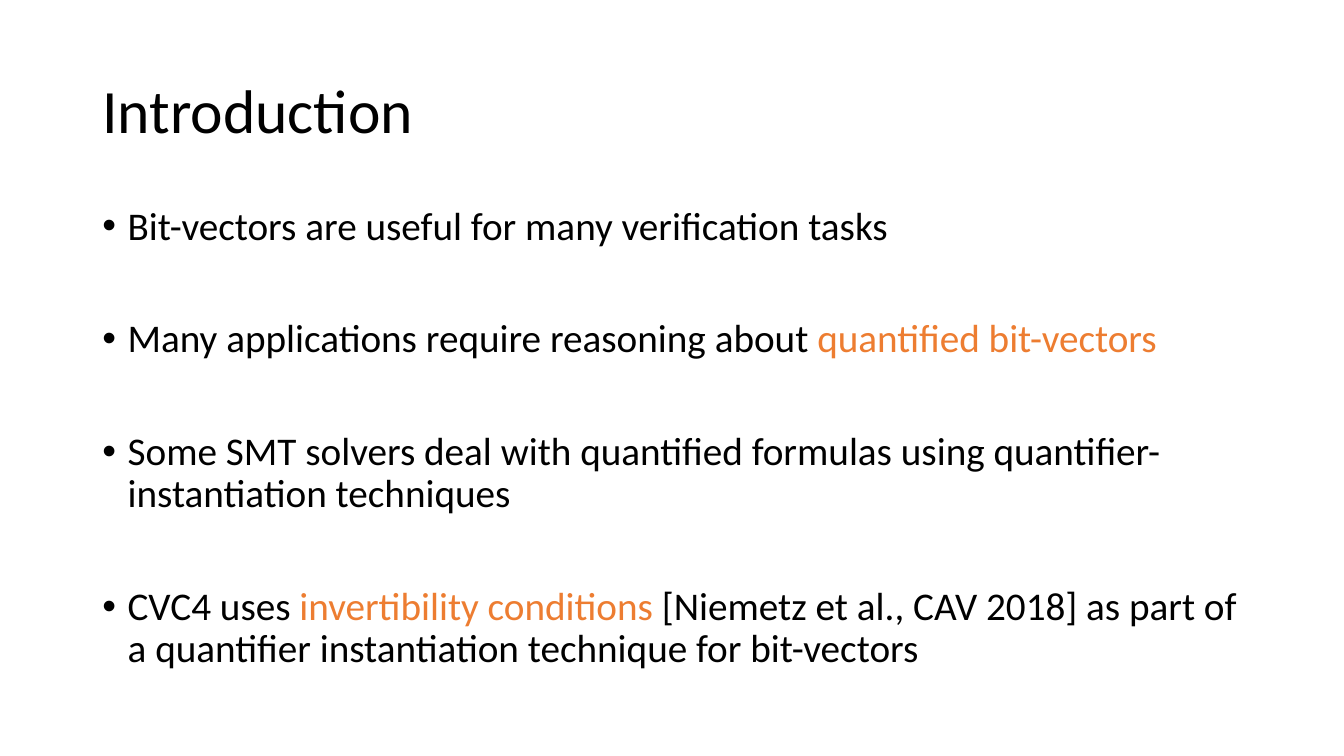
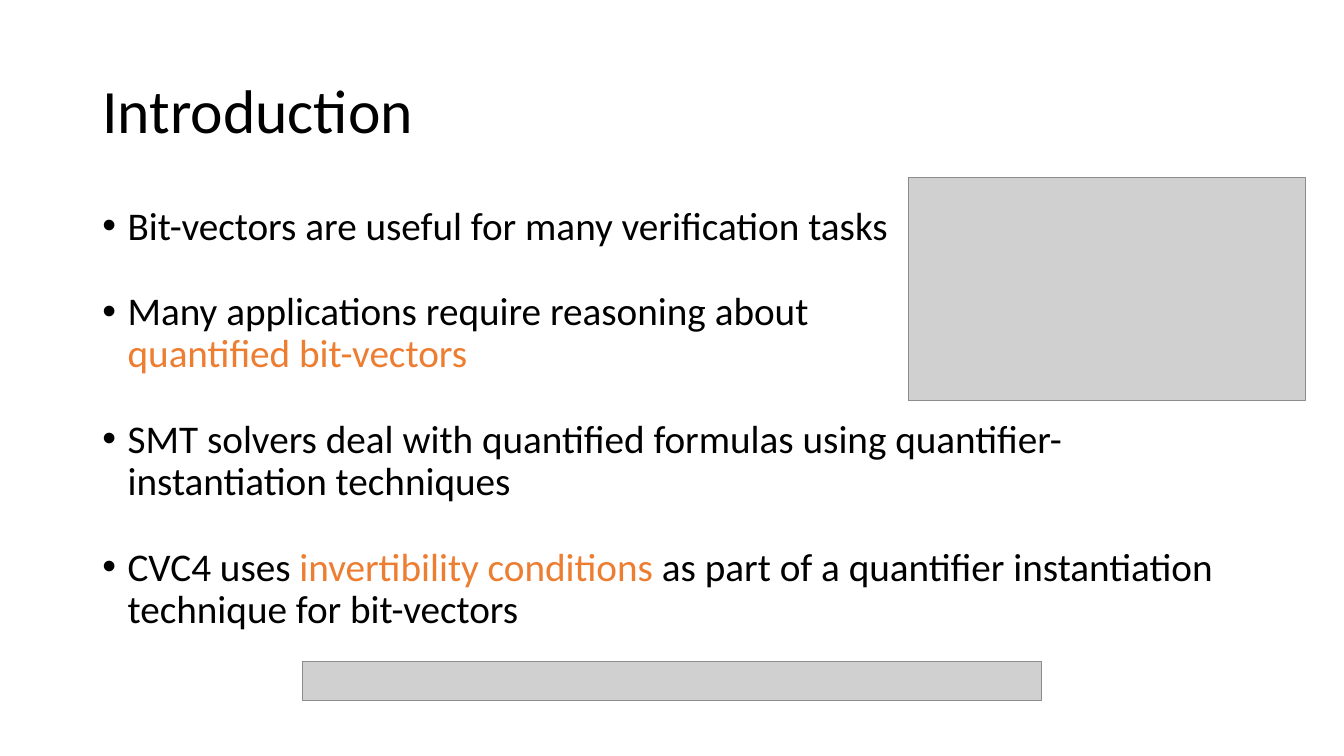
Before and after one commit to arjunvish/fmcad2019, a slide deck: slide 2 of FMCAD Presentation.pptx. Drawn at 1344x756 pixels with LibreOffice and Linux fonts; fonts in the diff are those of the drawing; grey boxes stand for pictures. Boxes give left, top, right and bottom in pixels: in the first picture for what was removed or moved away, otherwise in the second. Text is boxed around its words. In the diff, an @@ line names an element or a change of style, - is before the commit and + after.

```diff
--- a/FMCAD Presentation.pptx
+++ b/FMCAD Presentation.pptx
@@ picture added at box(908, 177, 1306, 401) @@
@@ text at box(128, 425, 1212, 630): text changed @@
-• Some SMT solvers deal with quantified formulas using quantifier-instantiation techniques
-• CVC4 uses invertibility conditions [Niemetz et al., CAV 2018] as part of a quantifier instantiation technique for bit-vectors
+• SMT solvers deal with quantified formulas using quantifier-instantiation techniques
+• CVC4 uses invertibility conditions as part of a quantifier instantiation technique for bit-vectors
@@ picture added at box(302, 661, 1043, 700) @@
```
Also in this commit, not shown: 1 other slide changed, 1 slide added, 1 other file.
